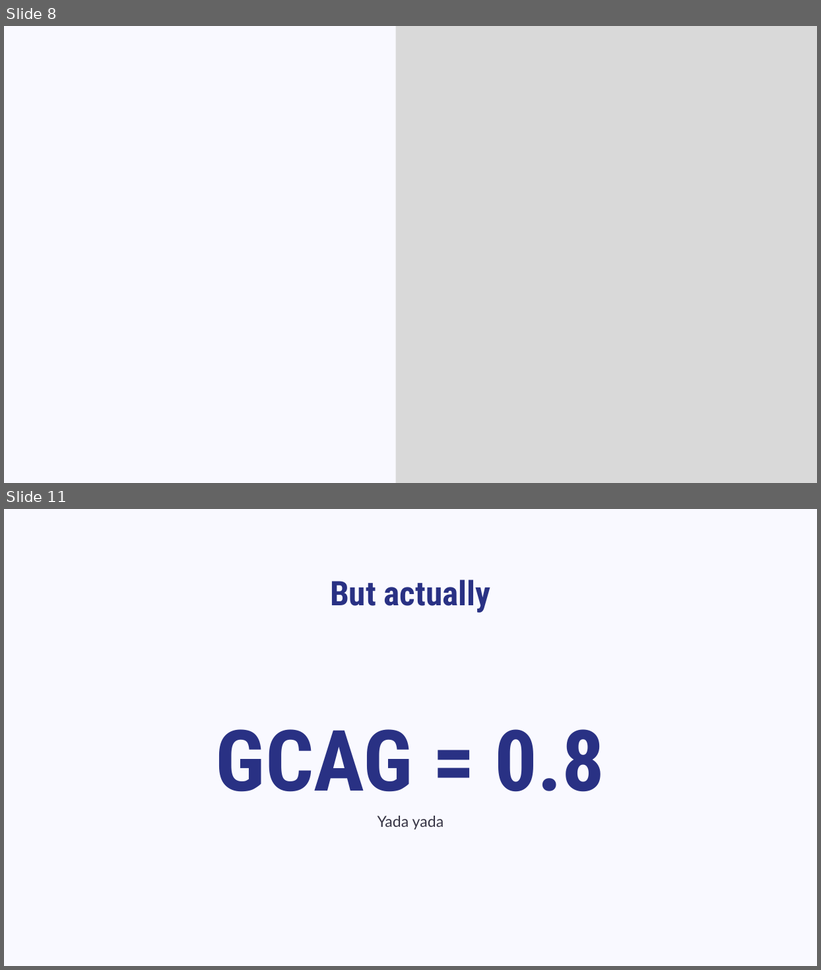
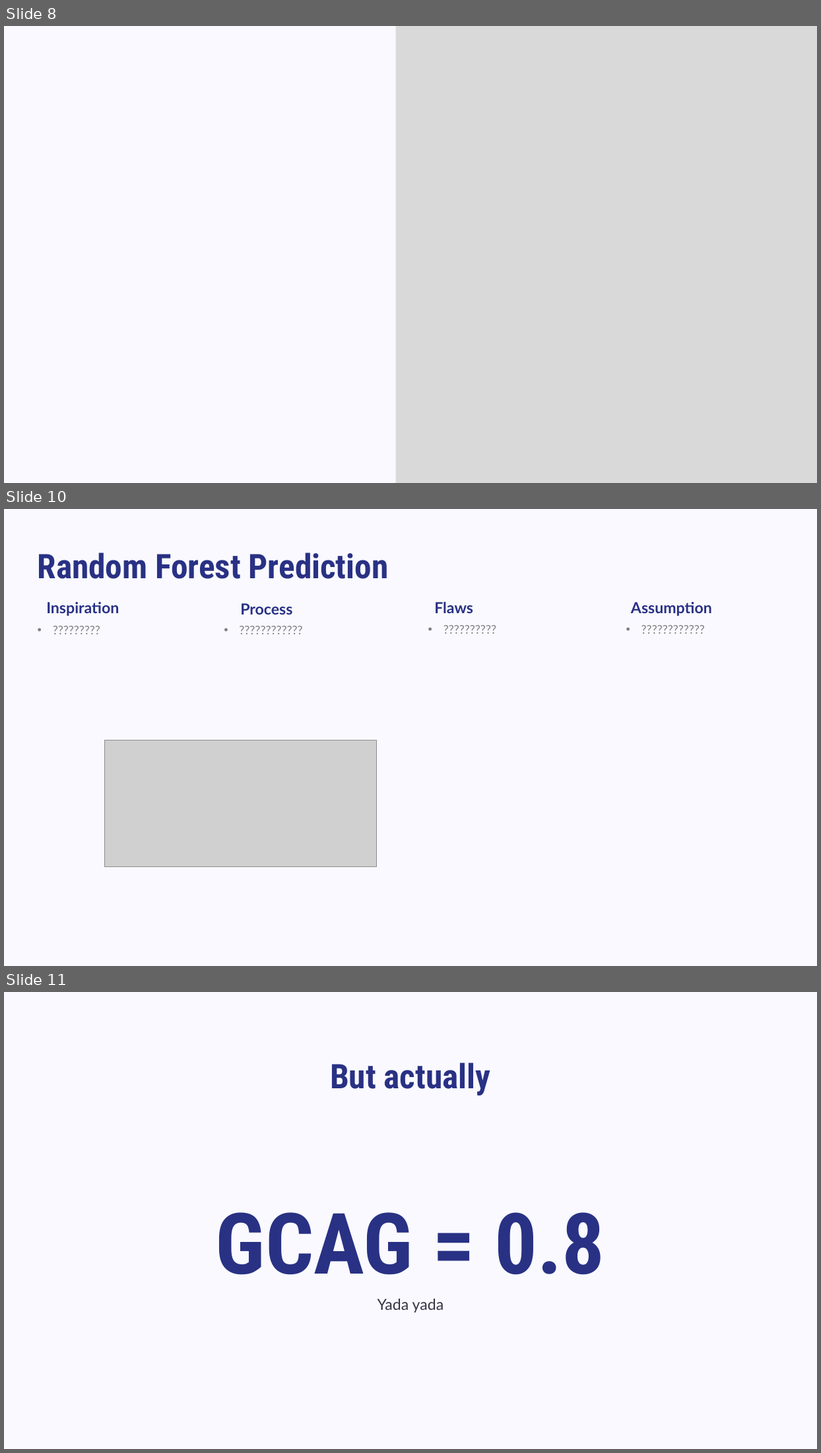
Before and after one commit to hkd8/Final-Project, a slide deck: FinalProject-ChengIteration2.pptx. Shown one above the other, each under a label of ours: slides 8 and 11 before the commit, slides 8, 10 and 11 after it; the slides between them are not shown. The pictures are 821x970 and 821x1453 pixels, drawn with LibreOffice and Linux fonts; fonts in the diff are those of the drawing; grey boxes stand for pictures; background and template pictures are left out. Boxes give left, top, right and bottom in pixels: in the first picture for what was removed or moved away, otherwise in the second. Text is boxed around its words. In the diff, an @@ line names an element or a change of style, - is before the commit and + after.

```diff
--- a/FinalProject-ChengIteration2.pptx
+++ b/FinalProject-ChengIteration2.pptx
@@ slide 10 added at <box>4,509,817,966</box>, background #F9F9FF @@
@@ text added at <box>38,553,389,579</box>, 80 pt, text #293184, bold @@
+Random Forest Prediction
@@ text added at <box>46,602,119,616</box>, 36 pt, text #293184, bold @@
+Inspiration
@@ text added at <box>240,603,292,615</box>, 36 pt, text #293184, bold @@
+Process
@@ text added at <box>434,602,473,613</box>, 36 pt, text #293184, bold @@
+Flaws
@@ text added at <box>631,602,712,616</box>, 36 pt, text #293184, bold @@
+Assumption
@@ text added at <box>34,621,175,638</box>, 28 pt, text #7F7F7F @@
+• ?????????
@@ text added at <box>221,621,376,653</box>, 28 pt, text #7F7F7F @@
+• ????????????
@@ text added at <box>425,621,580,638</box>, 28 pt, text #7F7F7F @@
+• ??????????
@@ text added at <box>623,621,781,638</box>, 28 pt, text #7F7F7F @@
+• ????????????
@@ picture added at <box>104,741,376,867</box> @@
```
Also in this commit, not shown: 5 slides changed, 1 slide removed, 5 other files.
